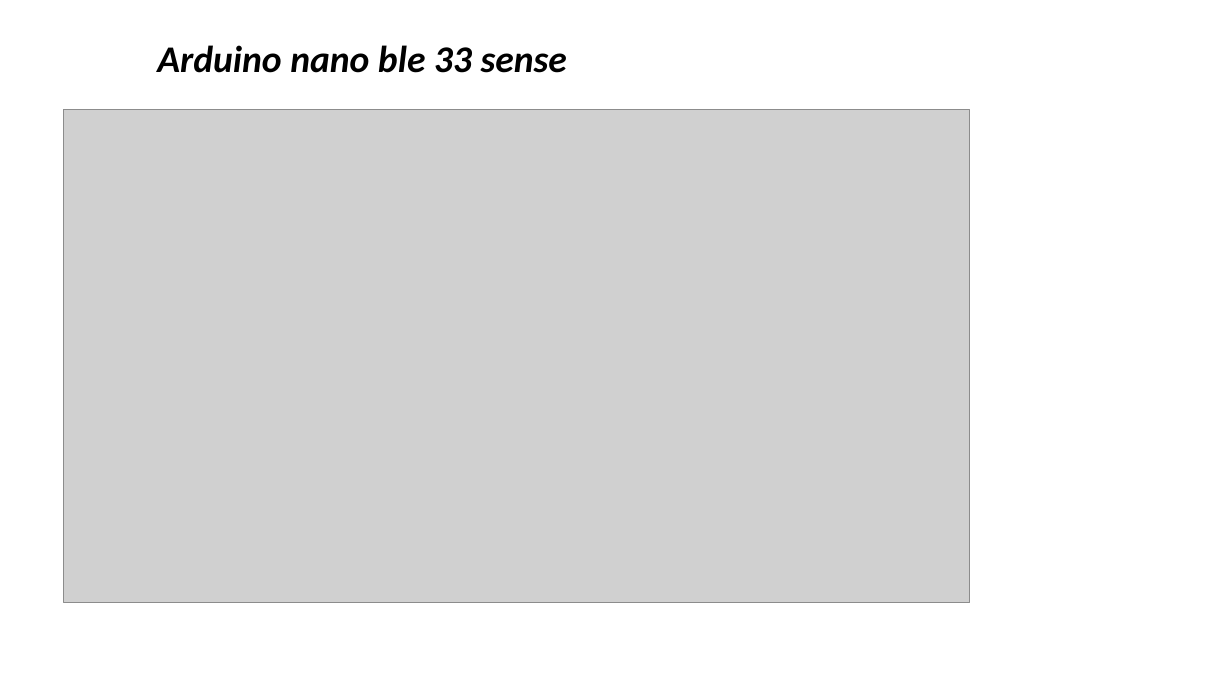
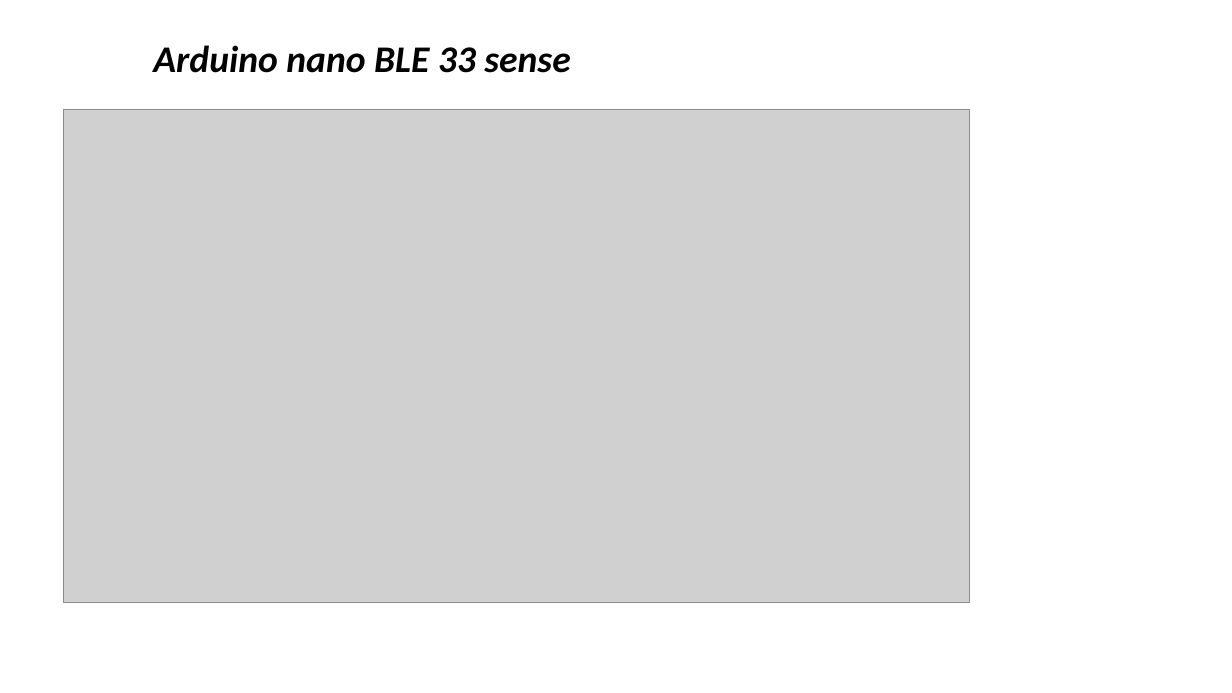
Before and after one commit to zz4fap/tp557-iot-ml, a slide deck: slide 5 of slides/TP557_14b_introducao_arduinoble.pptx. Drawn at 1232x693 pixels with LibreOffice and Linux fonts; fonts in the diff are those of the drawing; grey boxes stand for pictures; background and template pictures are left out. Boxes give left, top, right and bottom in pixels: in the first picture for what was removed or moved away, otherwise in the second. Text is boxed around its words. In the diff, an @@ line names an element or a change of style, - is before the commit and + after.

```diff
--- a/slides/TP557_14b_introducao_arduinoble.pptx
+++ b/slides/TP557_14b_introducao_arduinoble.pptx
@@ title at (153, 45, 570, 73): text changed @@
-Arduino nano ble 33 sense
+Arduino nano BLE 33 sense
```
Also in this commit, not shown: 11 other slides changed.
